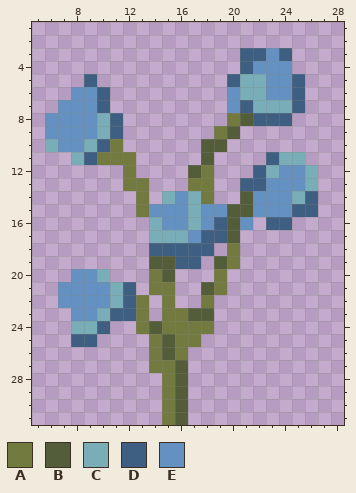
Two states of a pixel-art sprite, Medival_pack/textures/blocks/flower_blue_orchid.png. The picture above was drawn from the file before the commit.
The file is 32x32 pixels. Shown: x 5..28, y 1..31.
Palette (. is transparent): A #737a3f  B #545d3a  C #79aeb8  D #3f5f82  E #6591c2
Pixels before, first column x 6:
 3 ...............DDED..
 4 ...............DEEE..
 5 ...D..........DCCEED.
 6 ..EED.........ECCEED.
 7 .EEED.........EDCCCD.
 8 EEEECD........ABDDD..
 9 EEEECD.......AB......
10 CEECDA......BB.......
11 ..CDAAA.....B....DCC.
12 ......A....BA...DCEEC
13 ......AA...AA..DDEEEC
14 .......A.CECA..BEEECD
15 .......AEEECEEBBEEEDD
16 ........CEECEDBE.DD..
17 ........CCCEDDB......
18 ........DDDDD.A......
19 ........BBDD.BA......
20 ..EEC...AB...A.......
21 .EEEECD.AA..BA.......
22 .EEEECDA.A..A........
23 ..EECDDA.AABB........
24 ..CCD..ABAAAA........
25 ..DD....ABAA.........
26 ........ABA..........
27 ........AAB..........
28 .........AB..........
29 .........AB..........
30 .........AB..........
31 .........AB..........
After the commit:
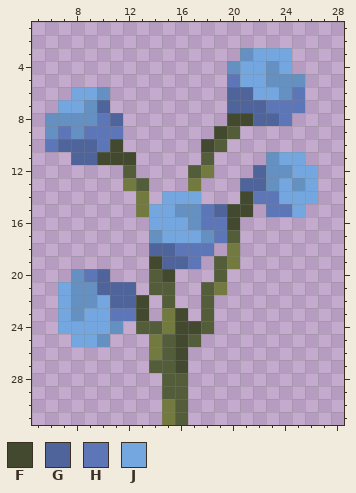
Colours new in this view: F #42492e  G #4e649b  H #5c76b8  J #74a7df
The exact change:
Changed rows in their new state; - is an unchanged pixel.
first column x 6:
 3 ---------------EJJJ--
 4 --------------EJJ-J--
 5 ---.----------HJJ--E-
 6 --JJE---------GGJJ-H-
 7 -JJ-G---------GGGHHH-
 8 ----HG--------FFGGH--
 9 -H-HHH-------F-------
10 HGGGHF------F--------
11 --GGFFF----------EJJ-
12 ------B---------GE-JJ
13 -------B----.--GG-J-J
14 ---------JJJ.--FHHJJJ
15 --------JJ-EHGFF.HHJ.
16 --------JJJEHHF.-..--
17 --------EJJJEH-------
18 --------GGHHH--------
19 --------FGGH---------
20 ---HG---BF---B-------
21 -J--GGG-BB-----------
22 -J--JGGF-B--B--------
23 -J-JJHHF--F.---------
24 -JJJJE-B--FFB--------
25 --JJE-----FB---------
26 ----------F----------
27 --------BBF----------
28 ---------B-----------
29 ---------B-----------
Pixel boxes of the changes (left, top, right, bottom) in both pictures:
changed: (45, 48, 318, 399)
